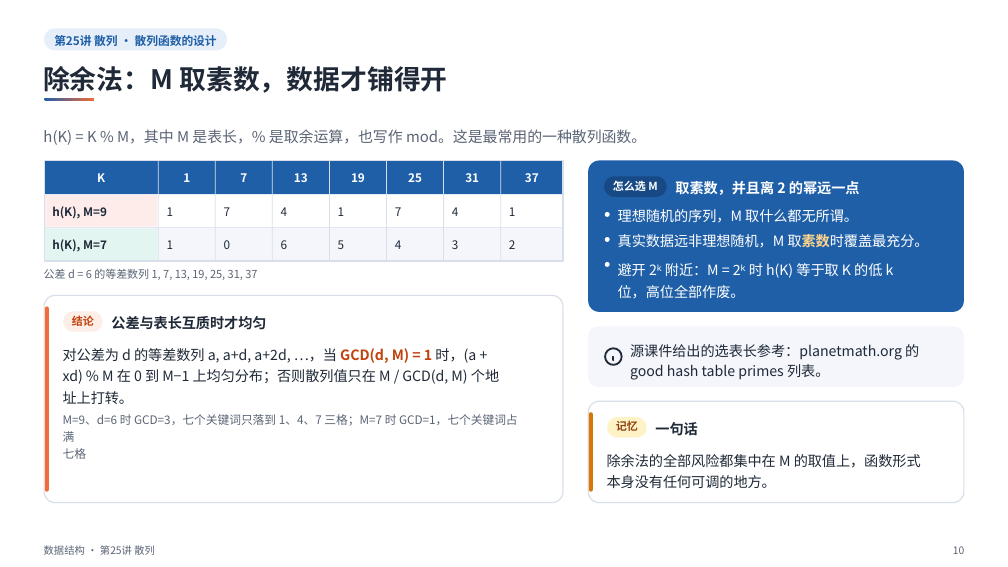
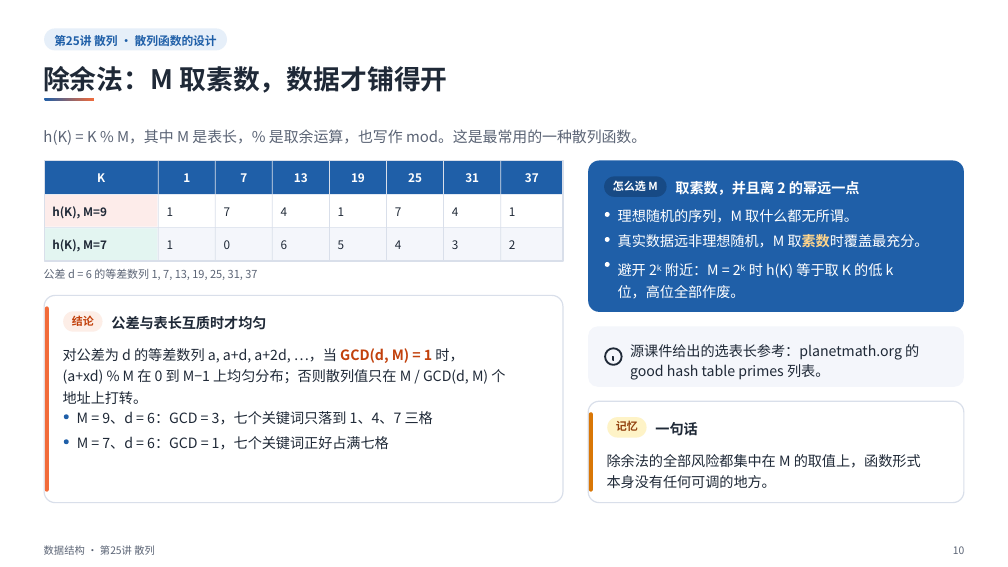
Before and after one commit to sweetcornna/JLU-remake, a slide deck: slide 10 of 大二上/数据结构/重制版PPT/第25讲 散列（重制版）.pptx. Drawn at 1008x567 pixels with LibreOffice and Linux fonts; fonts in the diff are those of the drawing. Boxes give left, top, right and bottom in pixels: in the first picture for what was removed or moved away, otherwise in the second. Text is boxed around its words. In the diff, an @@ line names an element or a change of style, - is before the commit and + after.

```diff
--- a/大二上/数据结构/重制版PPT/第25讲 散列（重制版）.pptx
+++ b/大二上/数据结构/重制版PPT/第25讲 散列（重制版）.pptx
@@ text at [63, 348, 505, 404]: spaces changed @@
-对公差为 d 的等差数列 a, a+d, a+2d, …，当 GCD(d, M) = 1 时，(a +
-xd) % M 在 0 到 M−1 上均匀分布；否则散列值只在 M / GCD(d, M) 个地
-址上打转。
+对公差为 d 的等差数列 a, a+d, a+2d, …，当 GCD(d, M) = 1 时，
+(a+xd) % M 在 0 到 M−1 上均匀分布；否则散列值只在 M / GCD(d, M) 个
+地址上打转。
@@ ellipse added at [64, 414, 68, 419], fill #1F5FA8 @@
@@ text at [77, 411, 433, 424]: text changed; size 11.2 to 13.5 pt; text colour #5B6475 to #1F2937 @@
-M=9、d=6 时 GCD=3，七个关键词只落到 1、4、7 三格；M=7 时 GCD=1，七个关键词占满
-七格
+M = 9、d = 6：GCD = 3，七个关键词只落到 1、4、7 三格
@@ ellipse added at [64, 439, 68, 444], fill #1F5FA8 @@
@@ text added at [77, 436, 389, 449], 13.5 pt, text #1F2937 @@
+M = 7、d = 6：GCD = 1，七个关键词正好占满七格
```
Also in this commit, not shown: 7 other slides changed, 1 other file.
